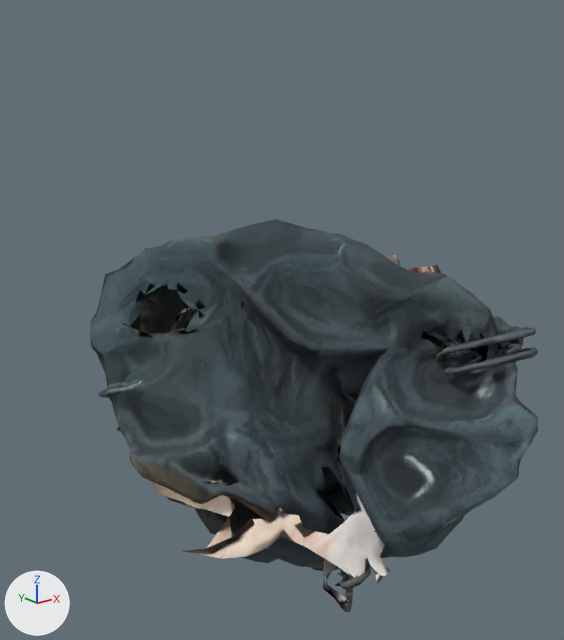
An edit to the glTF model games-src/facelift-3d/nebula-aces/na-rock-b.glb, drawn before and after from the same camera.
The view is the same before and after, from a 50 mm lens placed at (-0.904, -1.01, 0.567), pointed at (-0.084, 0.015, 0.157). The lights are fixed; the arrows at lower left show +X, +Y and +Z. The older version comes first.

Objects in the first picture: 'geometry_0'.
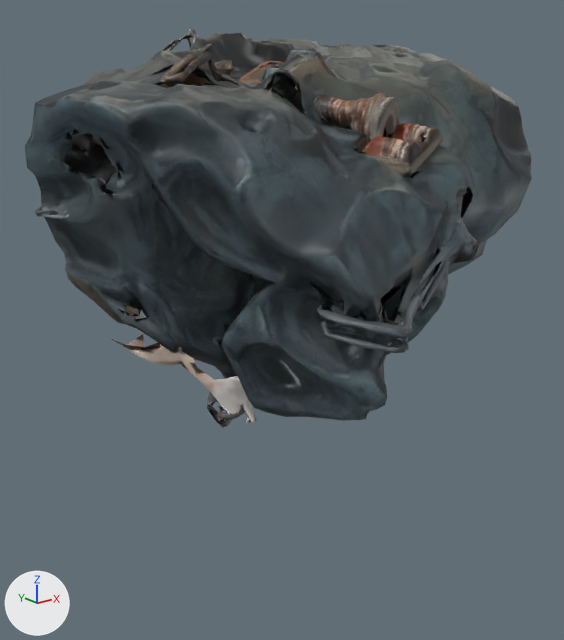
Pixel boxes [x1, y1, x2, y2] of what changed, in the pictures (564 x 640 px):
'geometry_0', surface changed, moved, turned: before [90, 219, 538, 612]; after [25, 29, 532, 428]

Edits to the bpy script that builds the scene:
```text
Change mat_material_0:
    remove n3 = _N.new('ShaderNodeSeparateColor'); n3.name = 'Separate Color'
    remove n4 = _N.new('ShaderNodeTexImage'); n4.name = 'Image Texture.001'
    remove n4.image = img_image_1
    where n0 = _N.new('ShaderNodeBsdfPrincipled'); n0.name = 'Principled BSDF'
    remove _L.new(n3.outputs[2], n0.inputs[1])  # 'Blue' to 'Metallic'
    remove _L.new(n3.outputs[1], n0.inputs[2])  # 'Green' to 'Roughness'
    remove _L.new(n4.outputs[0], n3.inputs[0])  # 'Color' to 'Color'
Change ob_geometry_0:
    ob_geometry_0.location: (0.0, 0.0, 0.0) -> (0.0171, 0.0612, 0.392)
    ob_geometry_0.rotation_euler: (0.0, 0.0, 0.0) -> (0.753, -0.206, -0.451)  # degrees (0, 0, 0) -> degrees (43, -12, -26)
```
